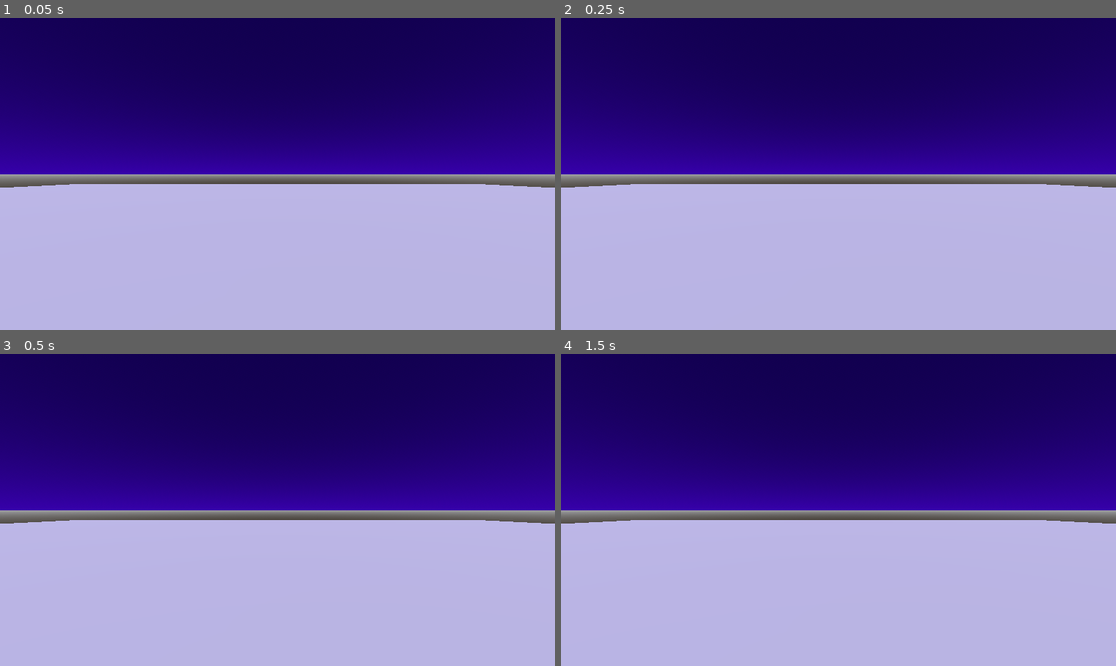
Above: before the commit, frames 1-4 (two rows, left to right).
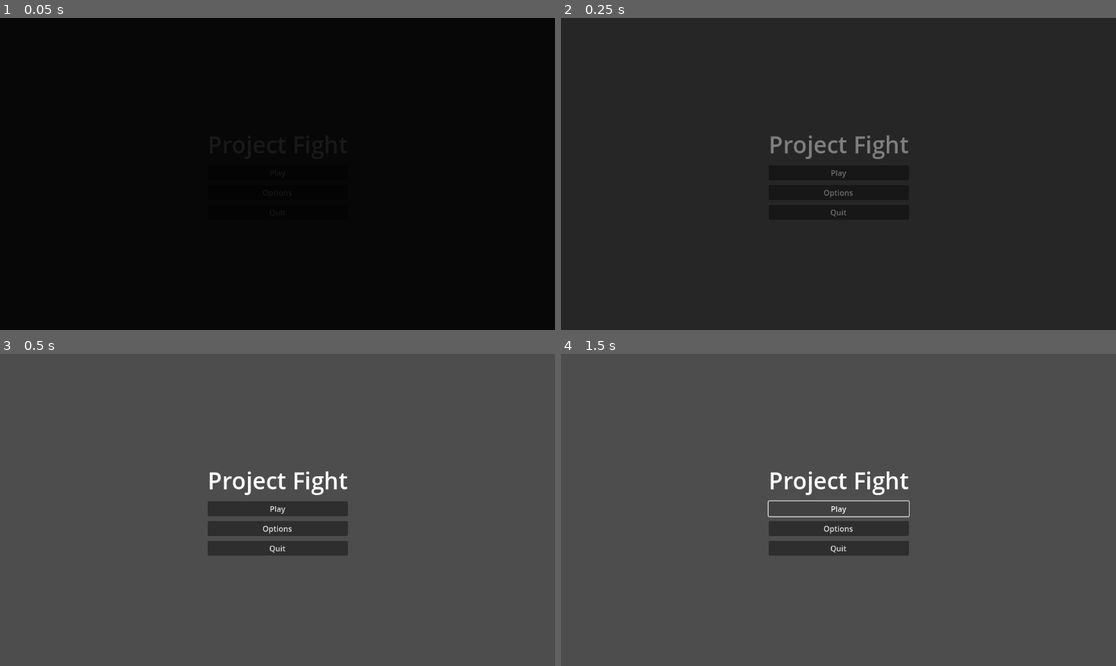
Above: after the commit, the same moments.

Repository: sheng153/project_fight
Game: Godot game, scene res://scenes/main_scenes/MainMenu.tscn
The game is run twice, just before and just after one commit, with the same random seed, the same clock (stepped at 60 frames per second) and the same inputs. Before the commit the project starts from res://Base.tscn.
Inputs (mouse positions are in pixels of both pictures, inside the frame that each line leads up to):
- Up to frame 1 (0.05 s): no input
- Up to frame 2 (0.25 s): no input
- Up to frame 3 (0.5 s): no input
- Up to frame 4 (1.5 s): click (838, 528) at 0.5 s, where only the run after the commit has a clickable "Options"; click (838, 510) at 1.25 s, where only the run after the commit has a clickable "Play"

The runs differ from the first frame. In frame 1, 100% of the frame differs, in the area x 0-100%, y 0-100%; in frame 2, 100%; in frame 3, 99%; in frame 4, 99%.
Error after the commit: Attempt to call function 'fade_out_and_change_scene' in base 'null instance' on a null instance. (res://scripts/main_menu.gd:12)

Commit message:
Type: etc.

Diff:
--- a/project.godot
+++ b/project.godot
@@ -11,9 +11,18 @@
 [application]
 
 config/name="Project Fight"
-run/main_scene="res://Base.tscn"
+run/main_scene="res://scenes/main_scenes/MainMenu.tscn"
 config/features=PackedStringArray("4.3", "Forward Plus")
 config/icon="res://icon.svg"
+
+[autoload]
+
+Globals="*res://scenes/main_scenes/Globals.tscn"
+
+[display]
+
+window/size/initial_position_type=3
+window/size/borderless=true
 
 [dotnet]
 
--- /dev/null
+++ b/resources/GameConfig.tres
@@ -0,0 +1,6 @@
+[gd_resource type="Resource" load_steps=2 format=3 uid="uid://c4ftxsurdcqly"]
+
+[sub_resource type="GDScript" id="GDScript_40itn"]
+
+[resource]
+script = SubResource("GDScript_40itn")
--- /dev/null
+++ b/scenes/characters/Fighter.tscn
@@ -0,0 +1,44 @@
+[gd_scene load_steps=6 format=3 uid="uid://y1muklbvy35j"]
+
+[ext_resource type="ArrayMesh" uid="uid://c0njmoxwf0ysg" path="res://assets/models/characterlowpoly2.obj" id="1_vkwxt"]
+
+[sub_resource type="AnimationNodeStateMachine" id="AnimationNodeStateMachine_otmt6"]
+
+[sub_resource type="Animation" id="Animation_tnfu4"]
+resource_name = "placeholder"
+
+[sub_resource type="AnimationLibrary" id="AnimationLibrary_wdgej"]
+_data = {
+"placeholder": SubResource("Animation_tnfu4")
+}
+
+[sub_resource type="CapsuleShape3D" id="CapsuleShape3D_6xpat"]
+
+[node name="Fighter" type="CharacterBody3D"]
+
+[node name="MeshInstance3D" type="MeshInstance3D" parent="."]
+transform = Transform3D(0.5, 0, 0, 0, 0.5, 0, 0, 0, 0.5, 0, 1.665, 0)
+mesh = ExtResource("1_vkwxt")
+
+[node name="Skeleton3D" type="Skeleton3D" parent="."]
+
+[node name="AnimationTree" type="AnimationTree" parent="Skeleton3D"]
+root_node = NodePath("../..")
+tree_root = SubResource("AnimationNodeStateMachine_otmt6")
+anim_player = NodePath("../../AnimationPlayer")
+
+[node name="AnimationPlayer" type="AnimationPlayer" parent="."]
+libraries = {
+"": SubResource("AnimationLibrary_wdgej")
+}
+
+[node name="CollisionShape3D" type="CollisionShape3D" parent="."]
+transform = Transform3D(1.7, 0, 0, 0, 1.7, 0, 0, 0, 1.7, 0, 1.65, 0)
+shape = SubResource("CapsuleShape3D_6xpat")
+
+[node name="SFX" type="AudioStreamPlayer3D" parent="."]
+transform = Transform3D(1, 0, 0, 0, 1, 0, 0, 0, 1, 0, 3, 0)
+
+[node name="Health" type="Node" parent="."]
+
+[node name="FighterController" type="Node" parent="."]
--- /dev/null
+++ b/scenes/main_scenes/CombatScene.tscn
@@ -0,0 +1,22 @@
+[gd_scene load_steps=4 format=3 uid="uid://dmettdb0f3sa6"]
+
+[ext_resource type="Script" path="res://scripts/combat_scene.gd" id="1_am12s"]
+[ext_resource type="PackedScene" uid="uid://de2pyfjrefj4g" path="res://scenes/arenas/Arena1.tscn" id="2_2f0jp"]
+[ext_resource type="PackedScene" uid="uid://y1muklbvy35j" path="res://scenes/characters/Fighter.tscn" id="3_mxrob"]
+
+[node name="CombatScene" type="Node3D"]
+script = ExtResource("1_am12s")
+
+[node name="Arena" type="Node3D" parent="."]
+
+[node name="Arena1" parent="Arena" instance=ExtResource("2_2f0jp")]
+
+[node name="Fighters" type="Node3D" parent="."]
+
+[node name="PFighter" parent="Fighters" instance=ExtResource("3_mxrob")]
+transform = Transform3D(-1, 0, -8.74228e-08, 0, 1, 0, 8.74228e-08, 0, -1, 0, 0, 5)
+
+[node name="EFighter" parent="Fighters" instance=ExtResource("3_mxrob")]
+transform = Transform3D(1, 0, 0, 0, 1, 0, 0, 0, 1, 0, 0, -5)
+
+[node name="Camera3D" type="Camera3D" parent="."]
--- /dev/null
+++ b/scenes/main_scenes/Globals.tscn
@@ -0,0 +1,23 @@
+[gd_scene load_steps=3 format=3 uid="uid://bon5w87yl5c7d"]
+
+[ext_resource type="Script" path="res://scripts/globals.gd" id="1_j2b2f"]
+[ext_resource type="Script" path="res://scripts/game_globals.gd" id="2_q3a7e"]
+
+[node name="Globals" type="Node"]
+script = ExtResource("1_j2b2f")
+
+[node name="GameGlobals" type="Node" parent="."]
+script = ExtResource("2_q3a7e")
+
+[node name="AudioLayerManager" type="Node" parent="."]
+
+[node name="FadeCanvas" type="CanvasLayer" parent="."]
+
+[node name="ColorRect" type="ColorRect" parent="FadeCanvas"]
+modulate = Color(1, 1, 1, 0)
+anchors_preset = 15
+anchor_right = 1.0
+anchor_bottom = 1.0
+grow_horizontal = 2
+grow_vertical = 2
+color = Color(0, 0, 0, 1)
--- /dev/null
+++ b/scenes/main_scenes/MainMenu.tscn
@@ -0,0 +1,70 @@
+[gd_scene load_steps=4 format=3 uid="uid://bjt1i2lrh2no0"]
+
+[ext_resource type="Script" path="res://scripts/main_menu.gd" id="1_5ksuy"]
+
+[sub_resource type="StyleBoxFlat" id="StyleBoxFlat_458fh"]
+bg_color = Color(0.396782, 0.613889, 0.865765, 1)
+border_color = Color(0.396078, 0.615686, 0.866667, 1)
+
+[sub_resource type="LabelSettings" id="LabelSettings_btghv"]
+font_size = 48
+
+[node name="MainMenu" type="Control"]
+layout_mode = 3
+anchors_preset = 8
+anchor_left = 0.5
+anchor_top = 0.5
+anchor_right = 0.5
+anchor_bottom = 0.5
+grow_horizontal = 2
+grow_vertical = 2
+size_flags_horizontal = 6
+size_flags_vertical = 6
+script = ExtResource("1_5ksuy")
+
+[node name="CenterContainer" type="CenterContainer" parent="."]
+layout_mode = 1
+anchors_preset = 8
+anchor_left = 0.5
+anchor_top = 0.5
+anchor_right = 0.5
+anchor_bottom = 0.5
+grow_horizontal = 2
+grow_vertical = 2
+
+[node name="Panel" type="Panel" parent="CenterContainer"]
+layout_mode = 2
+theme_override_styles/panel = SubResource("StyleBoxFlat_458fh")
+
+[node name="VBoxContainer" type="VBoxContainer" parent="CenterContainer/Panel"]
+layout_mode = 1
+anchors_preset = 8
+anchor_left = 0.5
+anchor_top = 0.5
+anchor_right = 0.5
+anchor_bottom = 0.5
+offset_left = -145.5
+offset_top = -95.0
+offset_right = 145.5
+offset_bottom = 95.0
+grow_horizontal = 2
+grow_vertical = 2
+theme_override_constants/separation = 10
+
+[node name="Label" type="Label" parent="CenterContainer/Panel/VBoxContainer"]
+layout_mode = 2
+text = "Project Fight"
+label_settings = SubResource("LabelSettings_btghv")
+horizontal_alignment = 1
+
+[node name="Play" type="Button" parent="CenterContainer/Panel/VBoxContainer"]
+layout_mode = 2
+text = "Play"
+
+[node name="Options" type="Button" parent="CenterContainer/Panel/VBoxContainer"]
+layout_mode = 2
+text = "Options"
+
+[node name="Quit" type="Button" parent="CenterContainer/Panel/VBoxContainer"]
+layout_mode = 2
+text = "Quit"
--- /dev/null
+++ b/scenes/main_scenes/SettingsMenu.tscn
@@ -0,0 +1,5 @@
+[gd_scene format=3 uid="uid://kyiudxgieq5d"]
+
+[node name="SettingsMenu" type="Control"]
+layout_mode = 3
+anchors_preset = 0
--- /dev/null
+++ b/scripts/combat_scene.gd
@@ -0,0 +1,5 @@
+extends Node3D
+
+# Called when the node enters the scene tree for the first time.
+func _ready() -> void:
+	print("We're here.")
--- /dev/null
+++ b/scripts/game_globals.gd
@@ -0,0 +1,19 @@
+extends Node
+class_name GameGlobals
+
+@export var available_characters = {
+	"Fighter": preload("res://scenes/characters/Fighter.tscn")
+}
+
+@export var available_arenas = {
+	"Arena1": preload("res://scenes/arenas/Arena1.tscn")
+}
+
+var selected_characters: Array[String] = ["Fighter"]
+var selected_arena: String = "Arena1"
+
+func get_character_scene(name: String) -> PackedScene:
+	return available_characters.get(name, null)
+
+func get_arena_scene(name: String) -> PackedScene:
+	return available_arenas.get(name, null)
--- /dev/null
+++ b/scripts/globals.gd
@@ -0,0 +1,25 @@
+extends Node
+
+@onready var fade_rect: ColorRect = $FadeCanvas/ColorRect
+
+func fade_in(duration: float = 0.5) -> void:
+	var tween = fade_rect.create_tween()
+	tween.tween_property(fade_rect, "modulate:a", 0.0, duration)
+	tween.tween_callback(fade_rect.hide)
+
+func _on_fade_complete(path: String) -> void:
+	print("Entering scene " + path)
+	get_tree().change_scene_to_file(path)
+
+func fade_out_and_change_scene(path: String, duration: float = 0.5) -> void:
+	fade_rect.modulate.a = 0.0
+	fade_rect.show()
+
+	var tween = fade_rect.create_tween()
+	tween.tween_property(fade_rect, "modulate:a", 1.0, duration)
+	tween.tween_callback(_on_fade_complete.bind(path))
+
+func _ready() -> void:
+	fade_rect.modulate.a = 1.0
+	fade_rect.show()
+	fade_in()
--- /dev/null
+++ b/scripts/main_menu.gd
@@ -0,0 +1,24 @@
+extends Control
+
+const BATTLE_SCENE = "res://scenes/main_scenes/CombatScene.tscn"
+const OPTIONS_SCENE = "res://scenes/main_scenes/SettingsMenu.tscn"
+
+func _on_play_pressed() -> void:
+	print("Play button pressed")
+	$Globals.fade_out_and_change_scene(BATTLE_SCENE)
+
+func _on_options_pressed() -> void:
+	print("Options button pressed")
+	$Globals.fade_out_and_change_scene(OPTIONS_SCENE)
+
+func _on_quit_pressed() -> void:
+	print("Quit button pressed")
+	get_tree().quit()
+
+
+# Called when the node enters the scene tree for the first time.
+func _ready() -> void:
+	print("✔ MainMenu.gd _ready() fired")
+	$CenterContainer/Panel/VBoxContainer/Play.connect("pressed", _on_play_pressed)
+	$CenterContainer/Panel/VBoxContainer/Options.connect("pressed", _on_options_pressed)
+	$CenterContainer/Panel/VBoxContainer/Quit.connect("pressed", _on_quit_pressed)
Not shown, added: assets/models/characterlowpoly2.obj
Not shown, added: assets/models/characterlowpoly2.obj.import
Renamed: Base.tscn -> scenes/arenas/Arena1.tscn
